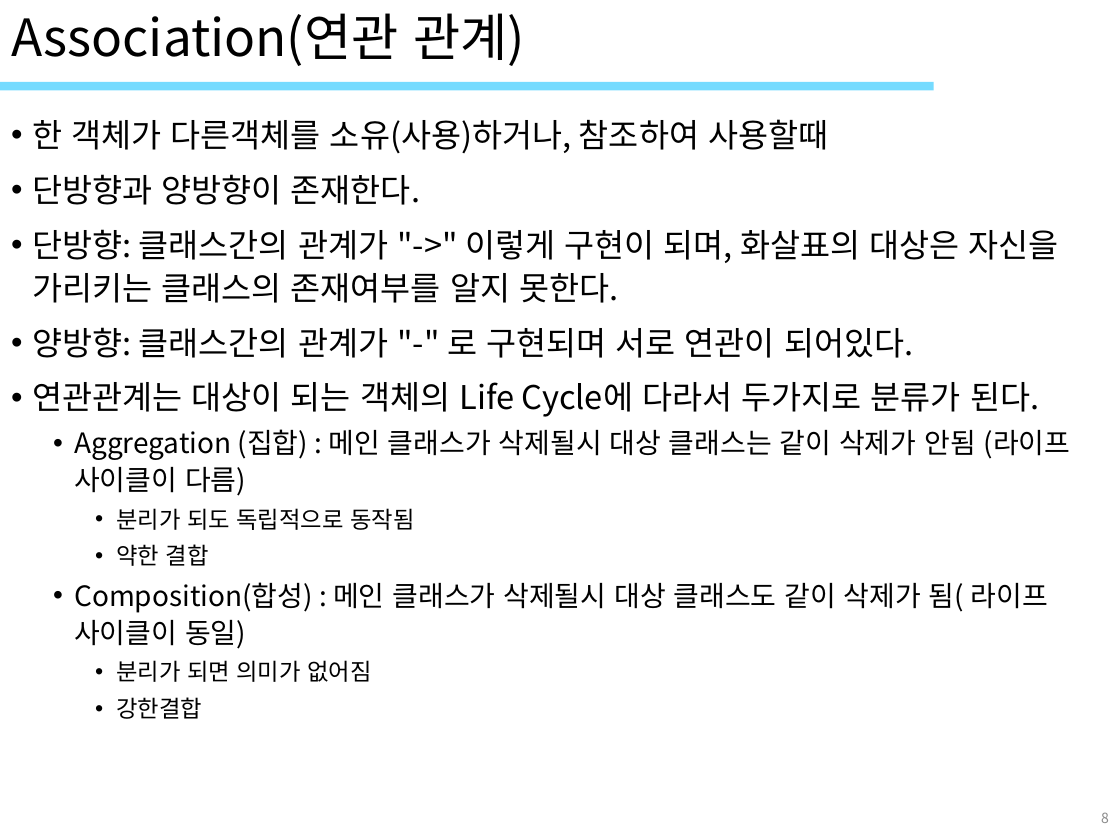
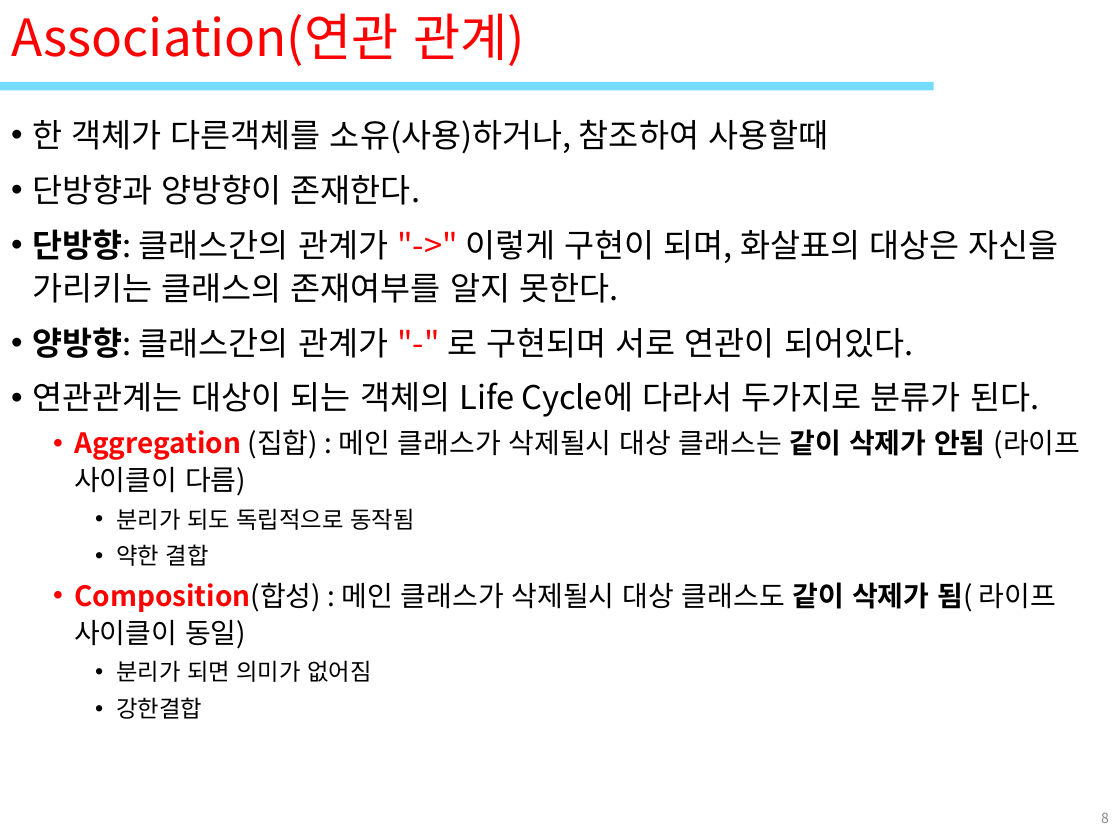
Before and after one commit to ImSeongMuk/study, a slide deck: slide 8 of UML/2_객체UML(클래스).pptx. Drawn at 1120x840 pixels with LibreOffice and Linux fonts; fonts in the diff are those of the drawing; background and template pictures are left out. Boxes give left, top, right and bottom in pixels: in the first picture for what was removed or moved away, otherwise in the second. Text is boxed around its words. In the diff, an @@ line names an element or a change of style, - is before the commit and + after.

```diff
--- a/UML/2_객체UML(클래스).pptx
+++ b/UML/2_객체UML(클래스).pptx
@@ title "Association(연관 관계)" at <box>11,13,525,66</box>: text colour #000000 to #FF0000 @@
@@ text at <box>32,229,1081,649</box>: text colour #000000 to #FF0000 in ""->"", ""-"", "Aggregation", "Composition(합성)"; bold on in "단방향:", "양방향:", "Aggregation 같이 삭제가 안됨", "Composition(합성) 같이 삭제가 됨(" @@
```
Also in this commit, not shown: 4 other slides changed, 4 other files.
